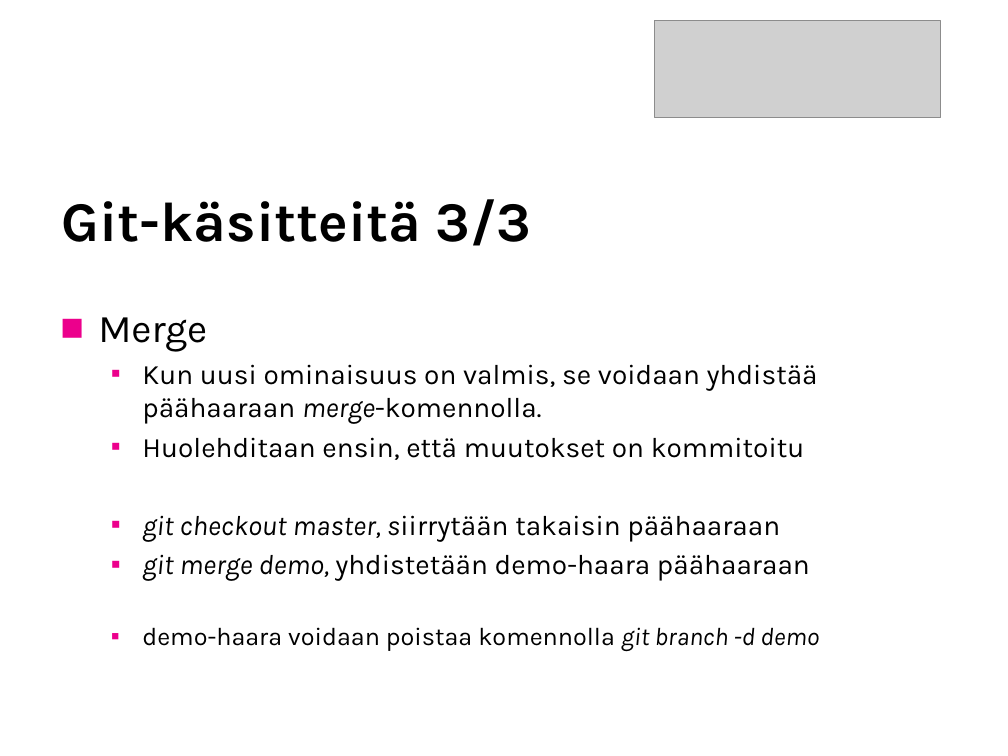
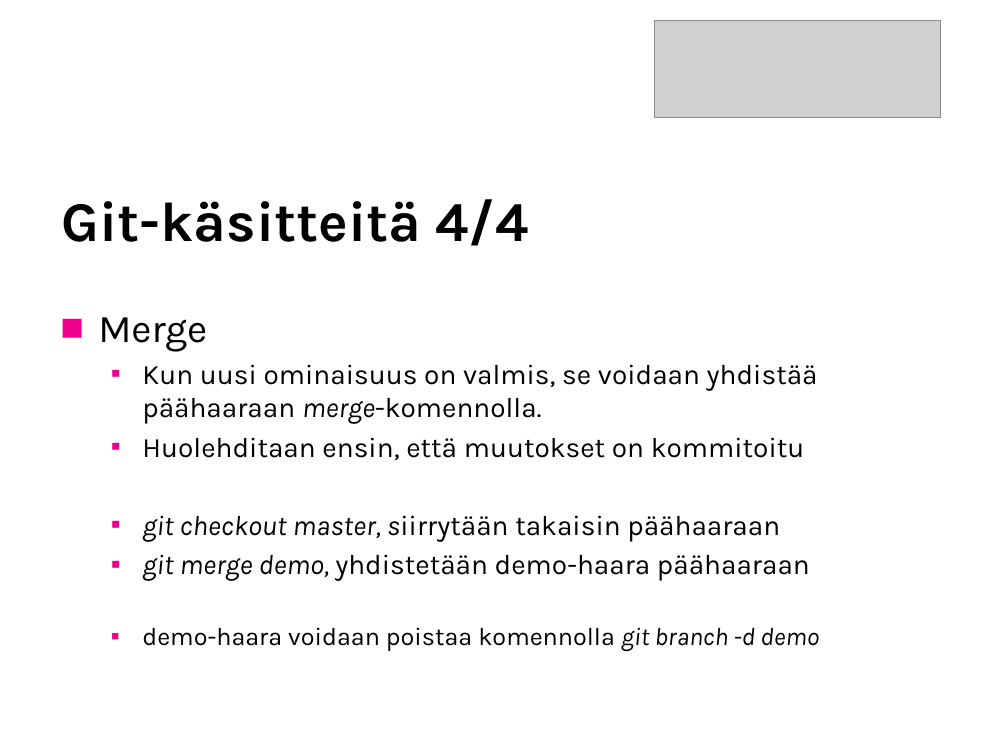
Before and after one commit to SavoniaUAS/versioncontrol, a slide deck: slide 12 of versionhallinta.pptx (slide 11 before the commit). Drawn at 1008x756 pixels with LibreOffice and Linux fonts; fonts in the diff are those of the drawing; grey boxes stand for pictures; background and template pictures are left out. Boxes give left, top, right and bottom in pixels: in the first picture for what was removed or moved away, otherwise in the second. Text is boxed around its words. In the diff, an @@ line names an element or a change of style, - is before the commit and + after.

```diff
--- a/versionhallinta.pptx
+++ b/versionhallinta.pptx
@@ title at (62, 199, 528, 246): text changed @@
-Git-käsitteitä 3/3
+Git-käsitteitä 4/4
```
Also in this commit, not shown: 6 other slides changed, 7 slides added, 1 other file.
